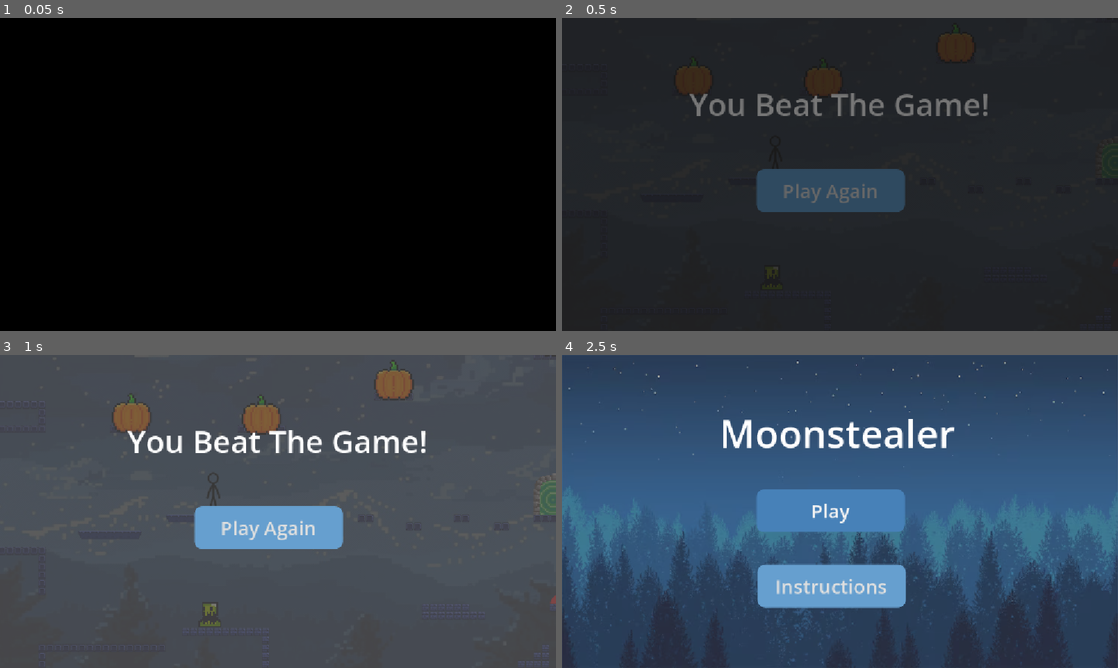
Above: before the commit, frames 1-4 (two rows, left to right).
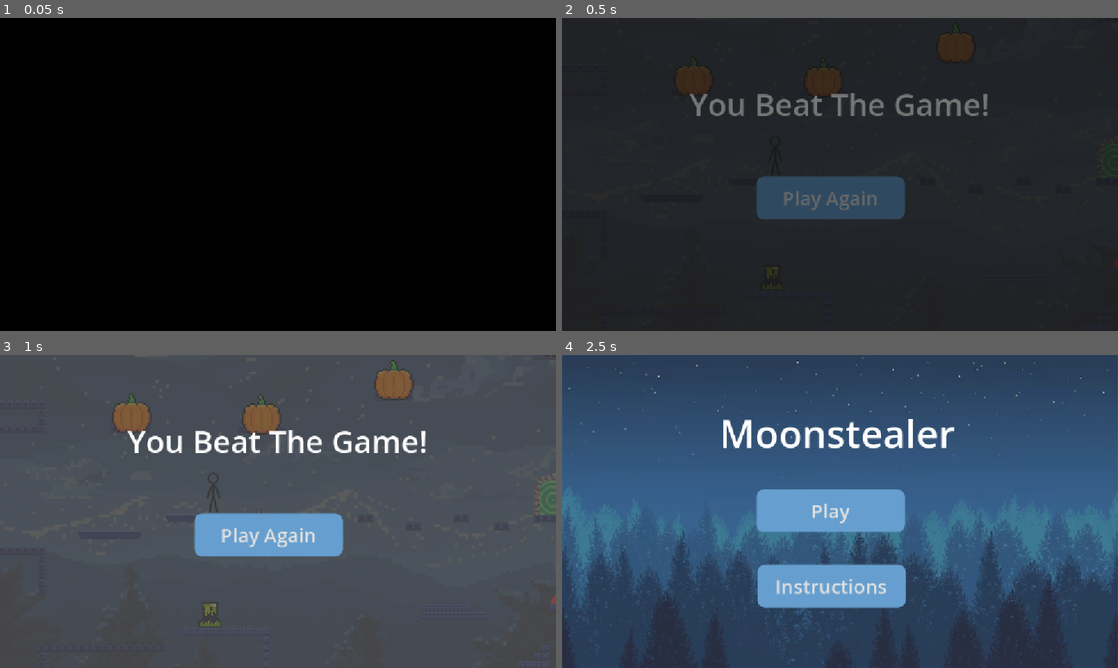
Above: after the commit, the same moments.

Repository: insertnewusername/moon-stealer
Game: Godot game, scene res://Scenes/finish.tscn
Same seed, same stepped clock (60 frames per second), same inputs: the game is played once before the commit and once after it. This scene is started directly instead of the project's main scene. Sound files missing from this copy of the repository are replaced by a short silence.
Inputs:
- Up to frame 1 (0.05 s): no input
- Up to frame 2 (0.5 s): no input
- Up to frame 3 (1 s): click "Play Again" at 0.5 s
- Up to frame 4 (2.5 s): click "Play Again" at 1.25 s; click "Play Again" at 2 s

Frame 1 is identical in both runs. In frame 2, 1.7% of the frame differs, in the area x 34-62%, y 48-65%; in frame 3, 1.9%; in frame 4, 3.4%, in the area x 35-62%, y 42-57%.

Commit message:
make transitionscreen black by default

Diff:
--- a/Scenes/finish.tscn
+++ b/Scenes/finish.tscn
@@ -76,9 +76,9 @@
 anchor_right = 1.0
 anchor_bottom = 1.0
 offset_left = 403.0
-offset_top = 313.0
+offset_top = 328.0
 offset_right = -442.0
-offset_bottom = -246.0
+offset_bottom = -231.0
 grow_horizontal = 2
 grow_vertical = 2
 theme_override_font_sizes/font_size = 40
